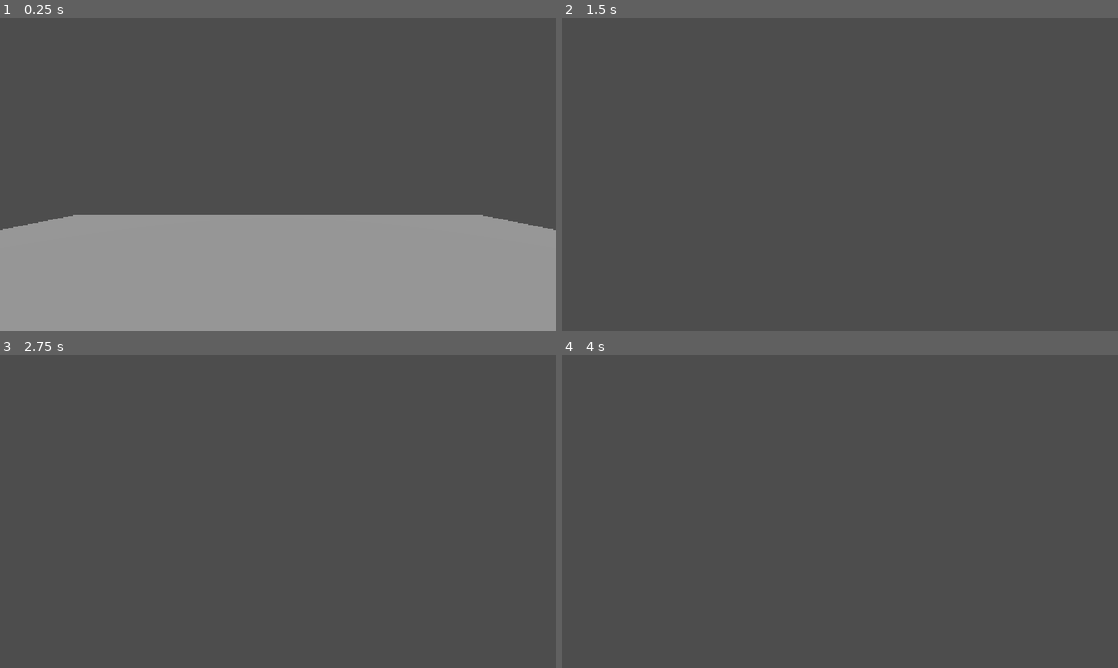
Above: before the commit, frames 1-4 (two rows, left to right).
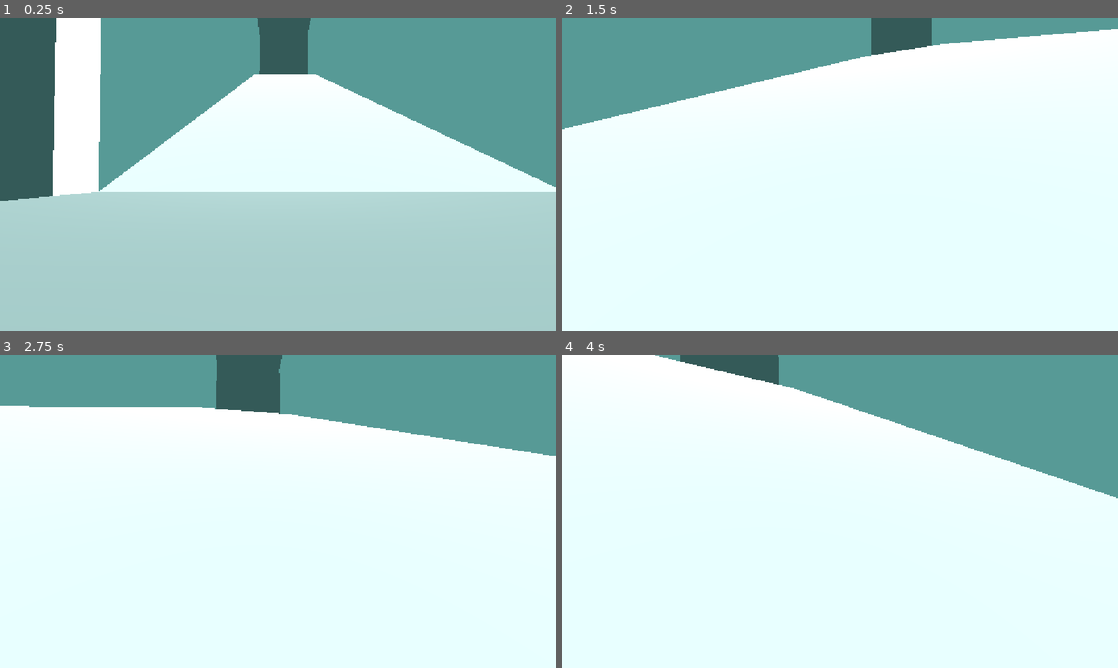
Above: after the commit, the same moments.

Repository: joeclarke9951/running-up-that-hill
Game: Godot game, scene res://Scenes/gameplay_scene.tscn
The game is run twice, just before and just after one commit, with the same random seed, the same clock (stepped at 60 frames per second) and the same inputs.
Inputs (mouse positions are in pixels of both pictures, inside the frame that each line leads up to):
- Up to frame 1 (0.25 s): no input
- Up to frame 2 (1.5 s): tap Enter at 0.5 s; move the mouse to (867, 174) at 0.52 s; hold Shift (sprint) 0.53-1.28 s; hold W (forward) from 0.53 s (still down); tap Space (jump) at 0.77 s; move the mouse to (812, 174) at 1.27 s; tap Shift (sprint) at 1.35 s
- Up to frame 3 (2.75 s): keep holding W (forward); tap Space (jump) at 1.52 s; move the mouse to (289, 505) at 2.02 s; hold Shift (sprint) from 2.03 s (still down)
- Up to frame 4 (4 s): keep holding W (forward); move the mouse to (834, 517) at 2.77 s; release Shift (sprint) at 2.78 s; tap Shift (sprint) at 2.85 s; tap Space (jump) at 3.02, 3.77 s; move the mouse to (878, 514) at 3.52 s; hold Shift (sprint) from 3.53 s (still down)

The runs differ from the first frame. In frame 1, 100% of the frame differs, in the area x 0-100%, y 0-100%; in frame 2, 100%; in frame 3, 100%; in frame 4, 100%.

Commit message:
made and added basic map model

Diff:
--- /dev/null
+++ b/Scenes/basic-level-model.tscn
@@ -0,0 +1,5 @@
+[gd_scene format=3 uid="uid://cx3h4nnqqpey5"]
+
+[ext_resource type="PackedScene" uid="uid://dwje0mj77bl1n" path="res://Models/runninghill-basic-level.glb" id="1_odsdv"]
+
+[node name="basic-level-model" unique_id=508045397 instance=ExtResource("1_odsdv")]
--- a/Scenes/gameplay_scene.tscn
+++ b/Scenes/gameplay_scene.tscn
@@ -1,14 +1,14 @@
 [gd_scene format=3 uid="uid://suim73215x4c"]
 
 [ext_resource type="Script" uid="uid://ciulanw7dwdku" path="res://Scripts/player_body.gd" id="1_epb4y"]
+[ext_resource type="PackedScene" uid="uid://cx3h4nnqqpey5" path="res://Scenes/basic-level-model.tscn" id="2_yjxey"]
 
 [sub_resource type="CapsuleShape3D" id="CapsuleShape3D_vek3k"]
 
-[sub_resource type="BoxShape3D" id="BoxShape3D_vek3k"]
-size = Vector3(10, 1, 10)
-
-[sub_resource type="BoxMesh" id="BoxMesh_vek3k"]
-size = Vector3(10, 1, 10)
+[sub_resource type="Environment" id="Environment_vek3k"]
+background_mode = 1
+background_color = Color(0.5372549, 0.92941177, 0.9098039, 1)
+background_energy_multiplier = 0.38
 
 [node name="GameplayScene" type="Node3D" unique_id=1311578367]
 
@@ -21,14 +21,11 @@
 [node name="PlayerCollision" type="CollisionShape3D" parent="PlayerBody" unique_id=1805756820]
 shape = SubResource("CapsuleShape3D_vek3k")
 
-[node name="TempLevelGeometry" type="StaticBody3D" parent="." unique_id=1733584010]
-transform = Transform3D(1, 0, 0, 0, 1, 0, 0, 0, 1, 0, -1, 0)
+[node name="LevelLight" type="DirectionalLight3D" parent="." unique_id=92991282]
+transform = Transform3D(1, 0, 0, 0, 0.9659258, 0.25881904, 0, -0.25881904, 0.9659258, 0, 48.122173, 0)
 
-[node name="LevelCollision" type="CollisionShape3D" parent="TempLevelGeometry" unique_id=1018010755]
-shape = SubResource("BoxShape3D_vek3k")
+[node name="WorldEnvironment" type="WorldEnvironment" parent="." unique_id=523786268]
+environment = SubResource("Environment_vek3k")
 
-[node name="MeshInstance3D" type="MeshInstance3D" parent="TempLevelGeometry/LevelCollision" unique_id=1681307152]
-mesh = SubResource("BoxMesh_vek3k")
-
-[node name="LevelLight" type="DirectionalLight3D" parent="." unique_id=92991282]
-transform = Transform3D(1, 0, 0, 0, -4.371139e-08, 1, 0, -1, -4.371139e-08, 0, 5, 0)
+[node name="basic-level-model" parent="." unique_id=508045397 instance=ExtResource("2_yjxey")]
+transform = Transform3D(2, 0, 0, 0, 2, 0, 0, 0, 2, 0, -5, -60)
Binary file added: Models/runninghill-basic-level.glb
Not shown, added: Models/runninghill-basic-level.glb.import
